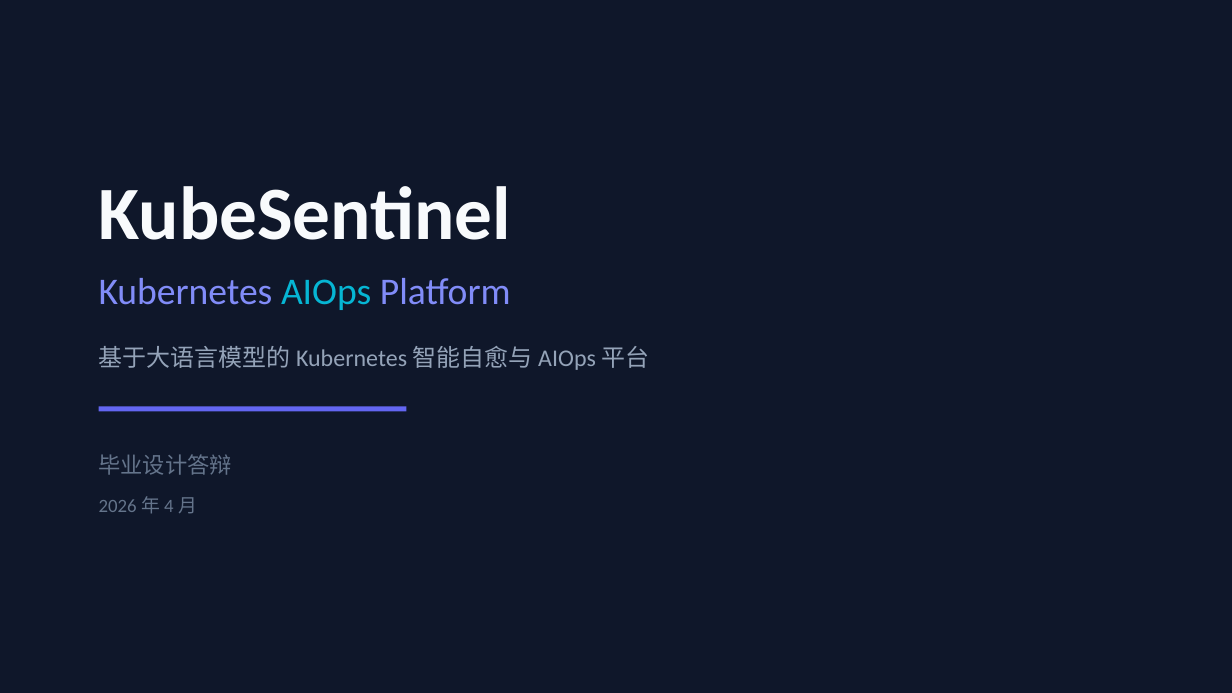
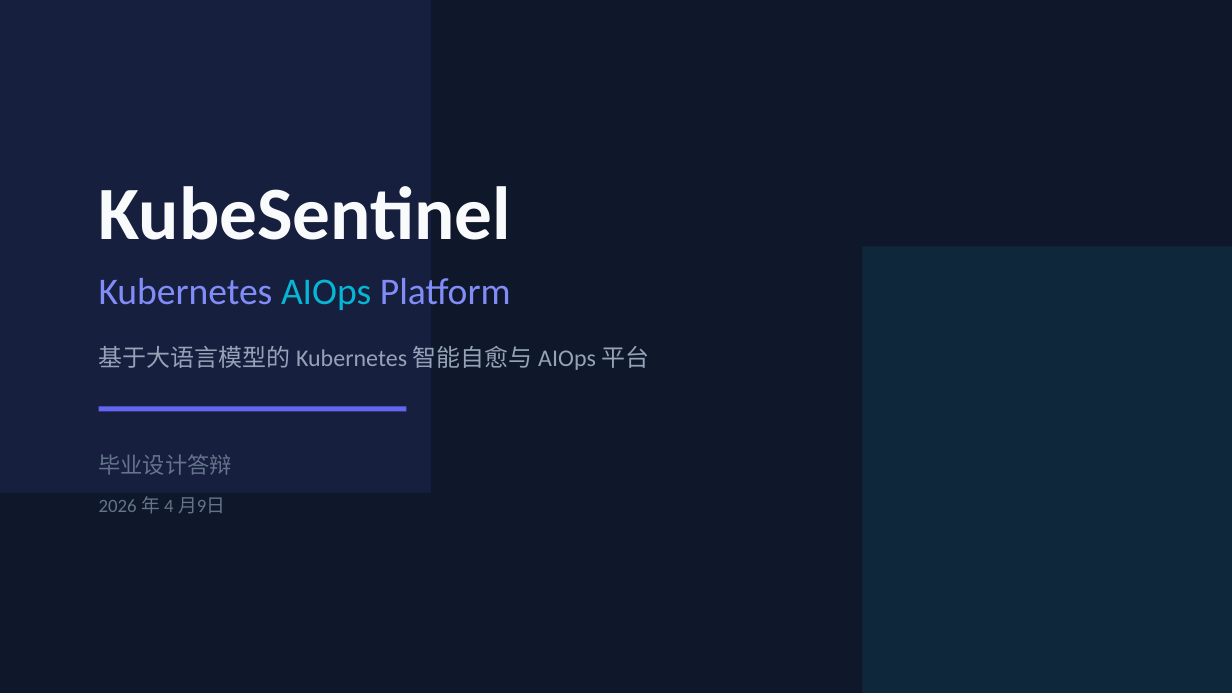
Before and after one commit to liuyu6610/kubenete-Aiops, a slide deck: slide 1 of docs/KubeSentinel-GraduationDefense.pptx. Drawn at 1232x693 pixels with LibreOffice and Linux fonts; fonts in the diff are those of the drawing. Boxes give left, top, right and bottom in pixels: in the first picture for what was removed or moved away, otherwise in the second. Text is boxed around its words. In the diff, an @@ line names an element or a change of style, - is before the commit and + after.

```diff
--- a/docs/KubeSentinel-GraduationDefense.pptx
+++ b/docs/KubeSentinel-GraduationDefense.pptx
@@ rectangle at <box>0,0,431,493</box>: oval to rectangle @@
@@ rectangle at <box>862,246,1232,693</box>: oval to rectangle @@
@@ text at <box>99,496,225,514</box>: text changed @@
-2026 年 4 月
+2026 年 4 月9日
```
Also in this commit, not shown: 5 other slides changed, 4 other files.
